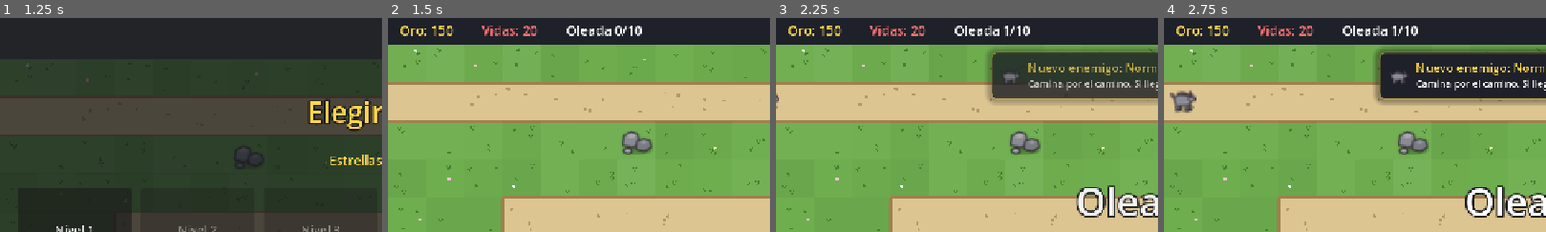
Above: before the commit, frames 1-4 (left to right).
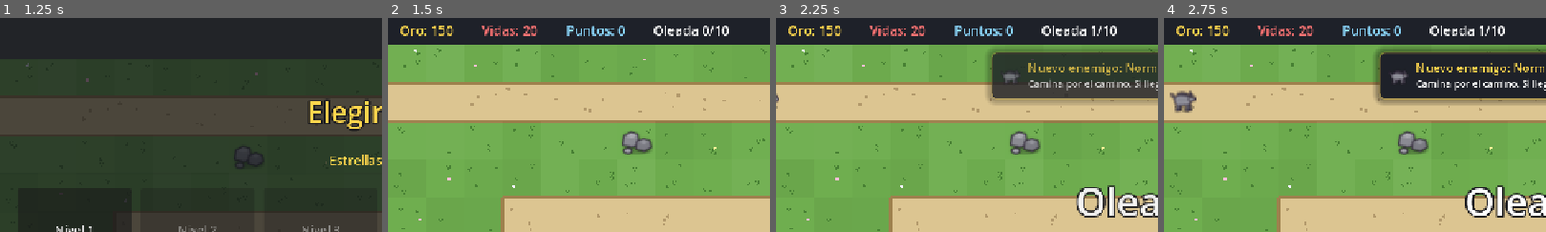
Above: after the commit, the same moments.

Repository: pasaporteN25/MonstersAndCanons
Game: Godot game, scene res://scenes/ui/main_menu.tscn
Same seed, same stepped clock (60 frames per second), same inputs: the game is played once before the commit and once after it.
Inputs:
- Up to frame 1 (1.25 s): click "Jugar" at 0.5 s
- Up to frame 2 (1.5 s): click "Nivel 1 Pradera 10 oleadas ¡J…" at 1.25 s
- Up to frame 3 (2.25 s): click "Empezar oleada" at 2 s
- Up to frame 4 (2.75 s): no input
The pictures show only the part of the screen within x 0-50%, y 0-50%; the shares and areas given below are measured in that part.

Frame 1 is identical in both runs. In frame 2, 1.1% of the frame differs, in the area x 46-90%, y 3-9%; in frame 3, 1.1%; in frame 4, 1.1%.

Commit message:
T88: puntos (oro de cada enemigo x10 y vidas x100 al ganar)
Co-Authored-By: Claude Opus 5.5 <noreply@anthropic.com>

Diff:
--- a/data/balance.tres
+++ b/data/balance.tres
@@ -11,3 +11,5 @@
 health_scale_percent_per_wave = 40
 star_3_lives_percent = 90
 star_2_lives_percent = 50
+points_per_gold = 10
+points_per_life = 100
--- a/scenes/game/game.gd
+++ b/scenes/game/game.gd
@@ -292,6 +292,7 @@
 
 func _on_enemy_died(enemy: Enemy) -> void:
 	session.earn(enemy.data.reward)  # RF-21
+	session.add_score(Rules.kill_points(enemy.data.reward, balance))  # RF-190
 	effects.enemy_died(enemy.global_position, enemy.data.color,
 		Rules.tiles_to_px(enemy.data.size_tiles), enemy.data.reward)
 	Audio.play(&"enemy_death")
--- a/scenes/game/hud.gd
+++ b/scenes/game/hud.gd
@@ -28,10 +28,12 @@
 ## -1 = todavía no se mostró ningún valor (para no animar el primero).
 var _last_gold: int = -1
 var _last_lives: int = -1
+var _last_score: int = -1
 
 @onready var _gold_label: Label = %GoldLabel
 @onready var _lives_label: Label = %LivesLabel
 @onready var _wave_label: Label = %WaveLabel
+@onready var _score_label: Label = %ScoreLabel
 @onready var _start_wave_button: Button = %StartWaveButton
 @onready var _tower_button_row: HBoxContainer = %TowerButtons
 @onready var _wave_banner: Label = %WaveBanner
@@ -129,6 +131,7 @@
 func bind(session: LevelSession) -> void:
 	session.gold_changed.connect(_on_gold_changed)
 	session.lives_changed.connect(_on_lives_changed)
+	session.score_changed.connect(_on_score_changed)
 	session.wave_changed.connect(_on_wave_changed)
 	session.wave_completed.connect(_on_wave_completed)
 	session.state_changed.connect(_on_state_changed)
@@ -206,6 +209,14 @@
 		_tower_buttons[i].disabled = gold < _tower_types[i].levels[0].cost
 
 
+## RF-190: los puntos, con el mismo "pop" que el oro.
+func _on_score_changed(score: int) -> void:
+	_score_label.text = "Puntos: %d" % score
+	if _last_score >= 0 and score != _last_score:
+		_pop(_score_label)
+	_last_score = score
+
+
 func _on_lives_changed(lives: int) -> void:
 	_lives_label.text = "Vidas: %d" % lives
 	if _last_lives >= 0 and lives < _last_lives:
--- a/scenes/game/hud.tscn
+++ b/scenes/game/hud.tscn
@@ -64,6 +64,15 @@
 theme_override_colors/font_color = Color(1, 0.45, 0.45, 1)
 theme_override_font_sizes/font_size = 22
 text = "Vidas: 0"
+vertical_alignment = 1
+
+[node name="ScoreLabel" type="Label" parent="TopBar/Stats"]
+unique_name_in_owner = true
+layout_mode = 2
+size_flags_vertical = 1
+theme_override_colors/font_color = Color(0.55, 0.85, 1, 1)
+theme_override_font_sizes/font_size = 22
+text = "Puntos: 0"
 vertical_alignment = 1
 
 [node name="WaveLabel" type="Label" parent="TopBar/Stats"]
--- a/scenes/game/level_session.gd
+++ b/scenes/game/level_session.gd
@@ -8,6 +8,8 @@
 
 signal gold_changed(gold: int)
 signal lives_changed(lives: int)
+## RF-190: cambiaron los puntos.
+signal score_changed(score: int)
 signal wave_changed(wave: int, total_waves: int)
 signal wave_completed(wave: int, bonus: int)
 signal state_changed(state: State)
@@ -17,6 +19,8 @@
 
 var gold: int = 0
 var lives: int = 0
+## RF-190: puntos de esta partida.
+var score: int = 0
 ## Número de la oleada actual. 0 = todavía no empezó ninguna.
 var wave: int = 0
 var total_waves: int = 0
@@ -32,12 +36,14 @@
 	_balance = balance
 	gold = level.starting_gold
 	lives = level.starting_lives
+	score = 0
 	wave = 0
 	total_waves = level.waves.size()
 	countdown_left = 0.0
 	state = State.BUILDING
 	gold_changed.emit(gold)
 	lives_changed.emit(lives)
+	score_changed.emit(score)
 	wave_changed.emit(wave, total_waves)
 	state_changed.emit(state)
 
@@ -69,6 +75,15 @@
 	gold -= cost
 	gold_changed.emit(gold)
 	return true
+
+
+# --- Puntos (RF-190) ---
+
+func add_score(amount: int) -> void:
+	if amount <= 0:
+		return
+	score += amount
+	score_changed.emit(score)
 
 
 # --- Vidas (RF-10 a RF-12) ---
@@ -124,5 +139,7 @@
 
 
 func _set_state(new_state: State) -> void:
+	if new_state == State.WON:
+		add_score(Rules.victory_points(lives, _balance))  # RF-190: antes de avisar la victoria
 	state = new_state
 	state_changed.emit(state)
--- a/scripts/data/balance_config.gd
+++ b/scripts/data/balance_config.gd
@@ -18,3 +18,7 @@
 @export_range(0, 100) var star_3_lives_percent: int = 0
 ## RF-93: % de las vidas iniciales que hay que conservar para ganar 2 estrellas.
 @export_range(0, 100) var star_2_lives_percent: int = 0
+## RF-190: puntos por cada moneda de oro que vale un enemigo al morir.
+@export var points_per_gold: int = 0
+## RF-190: puntos por cada vida que queda al ganar.
+@export var points_per_life: int = 0
--- a/scripts/logic/rules.gd
+++ b/scripts/logic/rules.gd
@@ -40,6 +40,16 @@
 	return cfg.wave_bonus_base + cfg.wave_bonus_per_wave * wave_number
 
 
+## RF-190: puntos por matar a un enemigo que vale `reward` de oro.
+static func kill_points(reward: int, cfg: BalanceConfig) -> int:
+	return reward * cfg.points_per_gold
+
+
+## RF-190: puntos por ganar con `lives` vidas.
+static func victory_points(lives: int, cfg: BalanceConfig) -> int:
+	return lives * cfg.points_per_life
+
+
 ## RF-72: oro que se devuelve al vender una torre. Se redondea hacia abajo.
 static func sell_refund(total_invested: int, cfg: BalanceConfig) -> int:
 	return floori(total_invested * cfg.sell_refund_percent / 100.0)
--- /dev/null
+++ b/tests/test_score.gd
@@ -0,0 +1,73 @@
+# Tests de los puntos (T88, spec RF-190).
+extends GutTest
+
+const GAME_SCENE: PackedScene = preload("res://scenes/game/game.tscn")
+const DT: float = 1.0 / 60.0
+
+var game: Game
+
+
+func before_each() -> void:
+	game = GAME_SCENE.instantiate()
+	add_child_autofree(game)
+
+
+func _enemy(id: String) -> EnemyData:
+	return load("res://data/enemies/%s.tres" % id)
+
+
+## Hace salir un enemigo de ese tipo (con la vida de la oleada 1) y lo devuelve.
+func _spawn(id: String) -> Enemy:
+	var group := SpawnGroup.new()
+	group.enemy = _enemy(id)
+	group.count = 1
+	var wave := WaveData.new()
+	wave.groups.append(group)
+	game.session.begin_wave()
+	game.spawner.start_wave(wave, 1)
+	simulate(game.spawner, 1, DT)
+	return game.enemies.get_child(game.enemies.get_child_count() - 1) as Enemy
+
+
+func test_points_come_from_balance() -> void:
+	var balance: BalanceConfig = load("res://data/balance.tres")
+	assert_eq(balance.points_per_gold, 10, "RF-190")
+	assert_eq(balance.points_per_life, 100, "RF-190")
+	assert_eq(Rules.kill_points(5, balance), 50)
+	assert_eq(Rules.victory_points(17, balance), 1700)
+
+
+func test_game_starts_with_zero_points() -> void:
+	assert_eq(game.session.score, 0)
+	assert_eq((game.hud.get_node("%ScoreLabel") as Label).text, "Puntos: 0")
+
+
+func test_killing_gives_ten_points_per_gold() -> void:
+	_spawn("normal").take_hit(100000)  # vale 5 de oro
+	assert_eq(game.session.score, 50)
+	assert_eq((game.hud.get_node("%ScoreLabel") as Label).text, "Puntos: 50", "se ve arriba")
+
+
+func test_spiderlings_also_give_points() -> void:
+	_spawn("spider").take_hit(100000)  # 6 de oro
+	for node: Node in game.enemies.get_children():
+		(node as Enemy).take_hit(100000)  # las 4 crías, 1 de oro cada una
+	assert_eq(game.session.score, 60 + 4 * 10)
+
+
+func test_winning_adds_a_hundred_per_life() -> void:
+	game.session.lives = 17
+	game.session.finish(true)
+	assert_eq(game.session.score, 1700)
+
+
+func test_losing_adds_nothing() -> void:
+	_spawn("normal").take_hit(100000)
+	game.session.finish(false)
+	assert_eq(game.session.score, 50, "se conservan los de los enemigos, sin bonus")
+
+
+func test_dev_panel_kills_give_no_points() -> void:
+	_spawn("tank")
+	game.dev_kill_all()
+	assert_eq(game.session.score, 0, "RF-184")
Not shown, added: tests/test_score.gd.uid
Not shown, changed: specs/03-tareas.md
